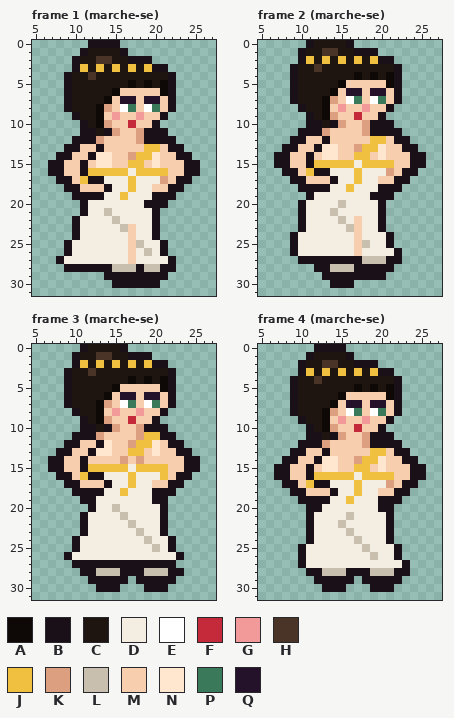
Pixel-art file: art/plaisirs/plaisirs-antique-hetaire.aseprite. The picture above was drawn from the file before the commit.
32x32 pixels, 12 frames. Shown: frame 1 (marche-se): x 5..27, y 0..31; frame 2 (marche-se): x 5..27, y 0..31; frame 3 (marche-se): x 5..27, y 0..31; frame 4 (marche-se): x 5..27, y 0..31. The commit also changed other frames, which this record leaves out.
Palette (. is transparent): A #0e0806  B #1a1018  C #1e1410  D #f4eee2  E #ffffff  F #c42a3a  G #f29a9a  H #4a3428  J #f0c040  K #dc9f80  L #c8bfae  M #f7cfae  N #ffe6cf  P #3a7a5a  Q #24122a
Pixels before, frame 1 (marche-se), first column x 7:
 0 .....BBBB..........
 1 ....BCCCCB.........
 2 ...BCCHHCCBBB......
 3 ...BJCJCJCJCJBB....
 4 ..BCCHCCCCCCCCCB...
 5 ..BCCCCCCCACACAB...
 6 ..BCCCCCAMMMMMAB...
 7 ..BCCCCAMQQMQQMB...
 8 ..BCCCAKMEPMEPMB...
 9 ...BCCAMGMMGMMB....
10 ....BCAKMMFMMB.....
11 ....BBCBKMMKBBB....
12 ...BBBKMMMMKBBBB...
13 ..BBMMBMMMMMJJMBB..
14 .BBMMBNNMMKJJNMMBB.
15 BBMMBMNNMMJJMNMMMBB
16 BBMMBJJJJJDJJJJMMBB
17 .BBMJBBDDDJDDDKMBB.
18 ..BBMMMBDDJDDMMBB..
19 ...BBBBDDJDDDBBB...
20 ....BDDDDDDDBBB....
21 ....BDDLDDDDDB.....
22 ...BDDDDLDDDDB.....
23 ...BDDDDDLMDDB.....
24 ...BDDDDDDMDDB.....
25 ..BDDDDDDDMLDDB....
26 ..BDDDDDDDMDLDB....
27 .BDDDDDDDDMDDDDB...
28 ..BBBBBBLLLBLLBB...
29 .......BBBBBBBB....
30 ........BBBBBB.....
Pixels before, frame 2 (marche-se), first column x 7:
 0 ....BCCCCB.........
 1 ...BCCHHCCBBB......
 2 ...BJCJCJCJCJBB....
 3 ..BCCHCCCCCCCCCB...
 4 ..BCCCCCCCACACAB...
 5 ..BCCCCCAMMMMMAB...
 6 ..BCCCCAMQQMQQMB...
 7 ..BCCCAKMEPMEPMB...
 8 ...BCCAMGMMGMMB....
 9 ....BCAKMMFMMB.....
10 ....BBCBKMMKBBB....
11 ...BBBKMMMMKBBBB...
12 ..BBMMBMMMMMJJMBB..
13 .BBMMBNNMMKJJNMMBB.
14 BBMMBMNNMMJJMNMMMBB
15 BBMMBJJJJJDJJJJMMBB
16 .BBMJBBDDDJDDDKMBB.
17 ..BBMMMBDDJDDMMBB..
18 ...BBBBDDJDDDBBB...
19 ....BDDDDDDDBBB....
20 ...BDDDDLDDDDB.....
21 ...BDDDLDDDDDB.....
22 ...BDDDDLDMDDB.....
23 ...BDDDDDLMDDB.....
24 ..BDDDDDDDMDDDB....
25 ..BDDDDDDDMLDDB....
26 ..BDDDDDDDMDDDDB...
27 ...BBBBBBBBLLLBB...
28 .....BBLLLBBBBB....
29 ......BBBBBBBB.....
30 .......BBB.........
Pixels before, frame 3 (marche-se), first column x 7:
 0 ....BCCCCB.........
 1 ...BCCHHCCBBB......
 2 ...BJCJCJCJCJBB....
 3 ..BCCHCCCCCCCCCB...
 4 ..BCCCCCCCACACAB...
 5 ..BCCCCCAMMMMMAB...
 6 ..BCCCCAMQQMQQMB...
 7 ..BCCCAKMEPMEPMB...
 8 ...BCCAMGMMGMMB....
 9 ....BCAKMMFMMB.....
10 ....BBCBKMMKBBB....
11 ...BBBKMMMMKJJBB...
12 ..BBMMBNMMKJJNMBB..
13 .BBMMBNNMMJJMNMMBB.
14 BBMMBMMMMKMKMMMMMBB
15 BBMMBJJJJJDJJJJMMBB
16 .BBMJBBDDDJDDDJMBB.
17 ..BBMMMBDDJDDMMBB..
18 ...BBBBDDJDDDBBB...
19 ....BBDDDDDDDBB....
20 .....BDDLDDDDDB....
21 ....BDDDDLDDDDB....
22 ....BDDDDDLDDDB....
23 ....BDDDDDDLDDB....
24 ...BDDDDDDDDLDDB...
25 ...BDDDDDDDDDLDB...
26 ..BDDDDDDDDDDDDDB..
27 ...BBBBBBBBBBBBB...
28 ....BBLLLBBBLLLBB..
29 .....BBBBB.BBBBB...
30 ......BBB...BBB....
Pixels before, frame 4 (marche-se), first column x 7:
 0 .....BBBB..........
 1 ....BCCCCB.........
 2 ...BCCHHCCBBB......
 3 ...BJCJCJCJCJBB....
 4 ..BCCHCCCCCCCCCB...
 5 ..BCCCCCCCACACAB...
 6 ..BCCCCCAMMMMMAB...
 7 ..BCCCCAMQQMQQMB...
 8 ..BCCCAKMEPMEPMB...
 9 ...BCCAMGMMGMMB....
10 ....BCAKMMFMMB.....
11 ....BBCBKMMKBBB....
12 ...BBBKMMMMKBBBB...
13 ..BBMMBMMMMMJJMBB..
14 .BBMMBNNMMKJJNMMBB.
15 BBMMBMNNMMJJMNMMMBB
16 BBMMBJJJJJDJJJJMMBB
17 .BBMJBBDDDJDDDKMBB.
18 ..BBMMMBDDJDDMMBB..
19 ...BBBBDDJDDDBBB...
20 ....BBDDDDDDDBB....
21 ....BDDDDLDDDDB....
22 ....BDDDLDDDDDB....
23 ....BDDDDLDDDDB....
24 ....BDDDDDLDDDB....
25 ...BDDDDDDDLDDDB...
26 ...BDDDDDDDDLDDB...
27 ...BDDDDDDDDDDDDB..
28 ....BBLLLBBBLLLBB..
29 .....BBBBB.BBBBB...
30 ......BBB...BBB....
Once edited:
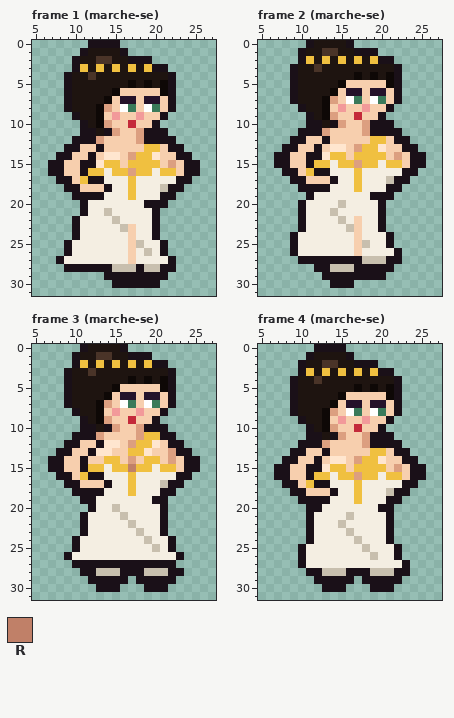
Colours new in this view: R #c08068
What changed:
{"where": "frame 1 (marche-se)"}
{"frame":1,"y":14,"x":13,"old":"N","new":"M"}
{"frame":1,"y":14,"x":15,"old":"M","new":"N"}
{"frame":1,"y":15,"x":12,"old":"M","new":"B"}
{"frame":1,"y":15,"x":14,"old":"NM","new":"JJ"}
{"frame":1,"y":15,"x":19,"old":"MN","new":"JJ"}
{"frame":1,"y":15,"x":22,"old":"M","new":"K"}
{"frame":1,"y":16,"x":14,"old":"J","new":"D"}
{"frame":1,"y":16,"x":17,"old":"D","new":"K"}
{"frame":1,"y":16,"x":20,"old":"J","new":"D"}
{"frame":1,"y":16,"x":22,"old":"M","new":"J"}
{"frame":1,"y":17,"x":21,"old":"KM","new":"DD"}
{"frame":1,"y":18,"x":20,"old":"MM","new":"DL"}
{"frame":1,"y":19,"x":16,"old":"JD","new":"DJ"}
{"frame":1,"y":19,"x":20,"old":"B","new":"D"}
{"where": "frame 2 (marche-se)"}
{"frame":2,"y":13,"x":13,"old":"N","new":"M"}
{"frame":2,"y":13,"x":15,"old":"M","new":"N"}
{"frame":2,"y":14,"x":12,"old":"M","new":"B"}
{"frame":2,"y":14,"x":14,"old":"NM","new":"JJ"}
{"frame":2,"y":14,"x":19,"old":"MN","new":"JJ"}
{"frame":2,"y":14,"x":22,"old":"M","new":"K"}
{"frame":2,"y":15,"x":14,"old":"J","new":"D"}
{"frame":2,"y":15,"x":17,"old":"D","new":"K"}
{"frame":2,"y":15,"x":20,"old":"J","new":"D"}
{"frame":2,"y":15,"x":22,"old":"M","new":"J"}
{"frame":2,"y":16,"x":21,"old":"KM","new":"DD"}
{"frame":2,"y":17,"x":20,"old":"MM","new":"DL"}
{"frame":2,"y":18,"x":16,"old":"JD","new":"DJ"}
{"frame":2,"y":18,"x":20,"old":"B","new":"D"}
{"where": "frame 3 (marche-se)"}
{"frame":3,"y":12,"x":15,"old":"M","new":"N"}
{"frame":3,"y":13,"x":19,"old":"MN","new":"NM"}
{"frame":3,"y":13,"x":22,"old":"M","new":"K"}
{"frame":3,"y":14,"x":14,"old":"MMKMKMM","new":"JJMKMJJ"}
{"frame":3,"y":14,"x":22,"old":"M","new":"K"}
{"frame":3,"y":15,"x":14,"old":"J","new":"D"}
{"frame":3,"y":15,"x":17,"old":"D","new":"R"}
{"frame":3,"y":15,"x":20,"old":"J","new":"D"}
{"frame":3,"y":15,"x":22,"old":"M","new":"J"}
{"frame":3,"y":16,"x":21,"old":"JM","new":"DD"}
{"frame":3,"y":17,"x":20,"old":"MM","new":"DL"}
{"frame":3,"y":18,"x":16,"old":"JD","new":"DJ"}
{"frame":3,"y":18,"x":20,"old":"B","new":"D"}
{"where": "frame 4 (marche-se)"}
{"frame":4,"y":14,"x":13,"old":"N","new":"M"}
{"frame":4,"y":14,"x":15,"old":"M","new":"N"}
{"frame":4,"y":15,"x":12,"old":"M","new":"B"}
{"frame":4,"y":15,"x":14,"old":"NM","new":"JJ"}
{"frame":4,"y":15,"x":19,"old":"MN","new":"JJ"}
{"frame":4,"y":15,"x":22,"old":"M","new":"K"}
{"frame":4,"y":16,"x":14,"old":"J","new":"D"}
{"frame":4,"y":16,"x":17,"old":"D","new":"K"}
{"frame":4,"y":16,"x":20,"old":"J","new":"D"}
{"frame":4,"y":16,"x":22,"old":"M","new":"J"}
{"frame":4,"y":17,"x":21,"old":"KM","new":"DD"}
{"frame":4,"y":18,"x":20,"old":"MM","new":"DL"}
{"frame":4,"y":19,"x":16,"old":"JD","new":"DJ"}
{"frame":4,"y":19,"x":20,"old":"B","new":"D"}
{"label":"changed","picture_box":[88,152,176,200]}
{"label":"changed","picture_box":[314,144,402,192]}
{"label":"changed","picture_box":[104,440,176,496]}
{"label":"changed","picture_box":[314,456,402,504]}
